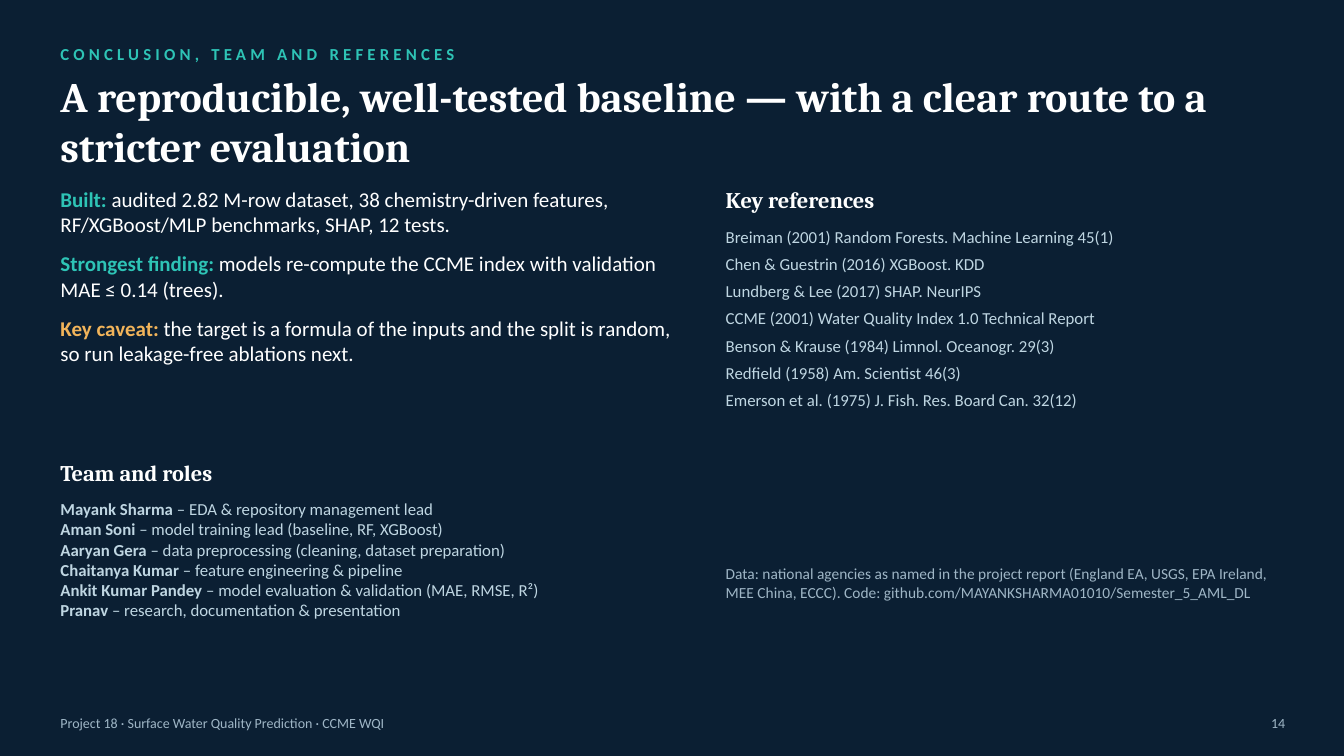
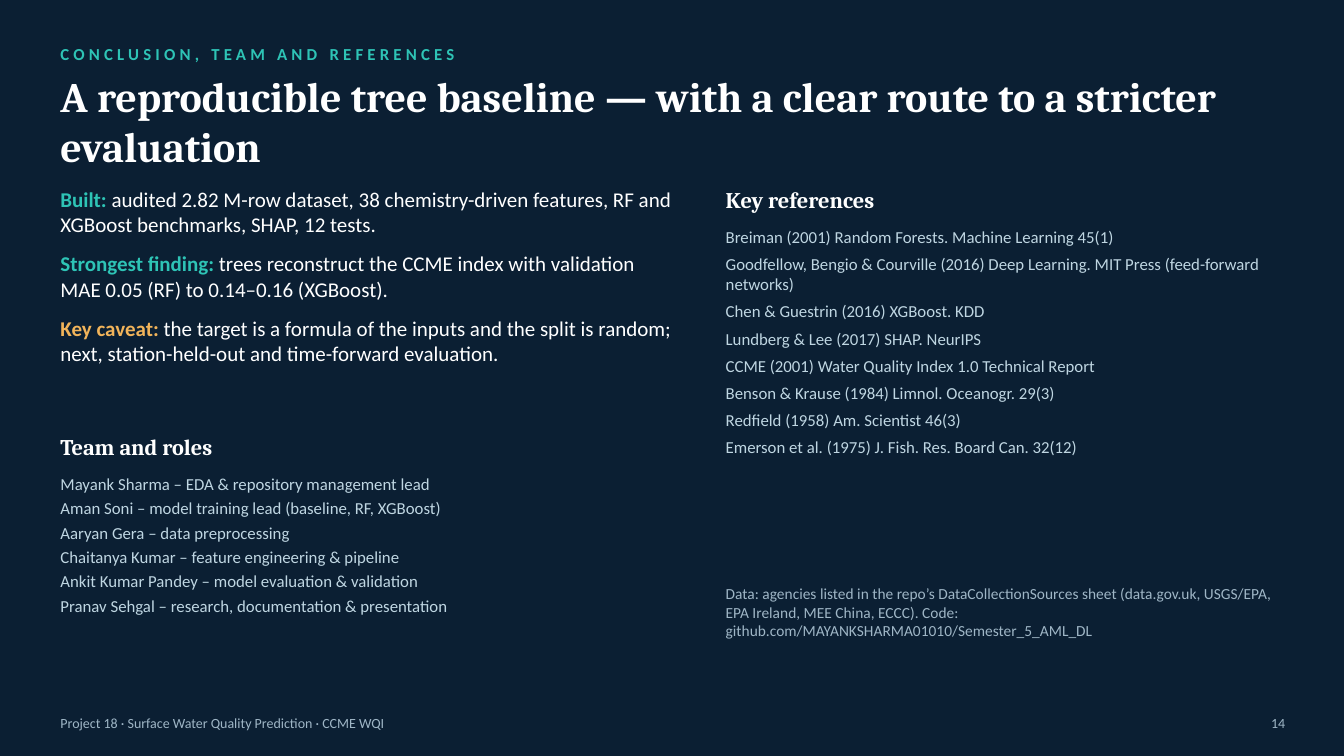
Before and after one commit to Amansoni045/Semester_5_AML_DL, a slide deck: slide 14 of final/Project_Presentation_Final.pptx. Drawn at 1344x756 pixels with LibreOffice and Linux fonts; fonts in the diff are those of the drawing. Boxes give left, top, right and bottom in pixels: in the first picture for what was removed or moved away, otherwise in the second. Text is boxed around its words. In the diff, an @@ line names an element or a change of style, - is before the commit and + after.

```diff
--- a/final/Project_Presentation_Final.pptx
+++ b/final/Project_Presentation_Final.pptx
@@ text at <box>60,82,1216,163</box>: text changed @@
-A reproducible, well-tested baseline — with a clear route to a stricter evaluation
+A reproducible tree baseline — with a clear route to a stricter evaluation
@@ text at <box>60,192,671,364</box>: text changed @@
-Built: audited 2.82 M-row dataset, 38 chemistry-driven features, RF/XGBoost/MLP benchmarks, SHAP, 12 tests.
-Strongest finding: models re-compute the CCME index with validation MAE ≤ 0.14 (trees).
-Key caveat: the target is a formula of the inputs and the split is random, so run leakage-free ablations next.
+Built: audited 2.82 M-row dataset, 38 chemistry-driven features, RF and XGBoost benchmarks, SHAP, 12 tests.
+Strongest finding: trees reconstruct the CCME index with validation MAE 0.05 (RF) to 0.14–0.16 (XGBoost).
+Key caveat: the target is a formula of the inputs and the split is random; next, station-held-out and time-forward evaluation.
@@ text at <box>726,258,1259,292</box>: paragraph added @@
+Goodfellow, Bengio & Courville (2016) Deep Learning. MIT Press (feed-forward networks)
@@ text "Team and roles": place and size @@
-text "Team and roles" at <box>60,465,212,481</box>
+text "Team and roles" at <box>60,439,212,455</box>
@@ text at <box>60,478,441,566</box>: bold off in "Mayank Sharma", "Aman Soni", "Chaitanya Kumar"; more space between paragraphs @@
@@ text "Mayank Sharma – EDA & ...": place and size @@
-text "Mayank Sharma – EDA & ..." at <box>60,503,539,619</box>
+text "Mayank Sharma – EDA & ..." at <box>60,478,447,615</box>
@@ text at <box>60,527,289,542</box>: text changed @@
-Aaryan Gera – data preprocessing (cleaning, dataset preparation)
+Aaryan Gera – data preprocessing
@@ text at <box>60,575,447,615</box>: text changed @@
-Ankit Kumar Pandey – model evaluation & validation (MAE, RMSE, R²)
-Pranav – research, documentation & presentation
+Ankit Kumar Pandey – model evaluation & validation
+Pranav Sehgal – research, documentation & presentation
@@ text at <box>726,588,1271,639</box>: text changed @@
-Data: national agencies as named in the project report (England EA, USGS, EPA Ireland, MEE China, ECCC). Code: github.com/MAYANKSHARMA01010/Semester_5_AML_DL
+Data: agencies listed in the repo’s DataCollectionSources sheet (data.gov.uk, USGS/EPA, EPA Ireland, MEE China, ECCC). Code: github.com/MAYANKSHARMA01010/Semester_5_AML_DL
```
Also in this commit, not shown: 13 other slides changed, 7 other files.
